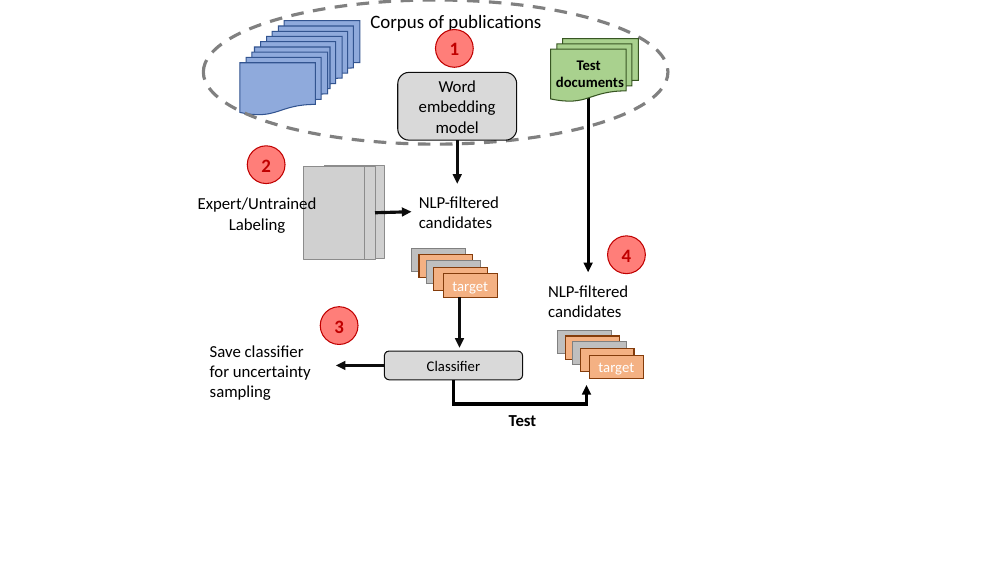
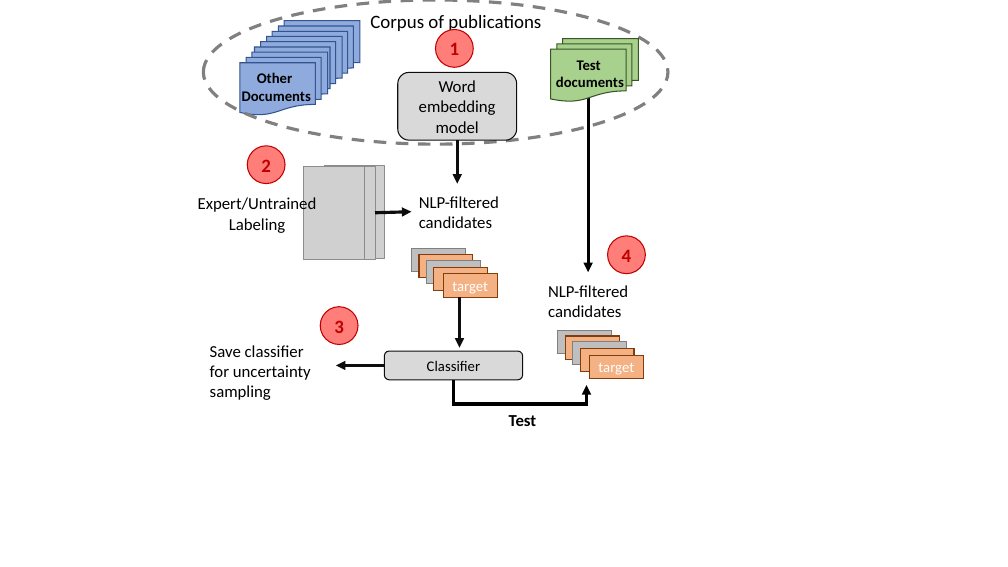
Before and after one commit to rtchoua/activePolyNER, a slide deck: slide 2 of alpolyner.pptx. Drawn at 1008x567 pixels with LibreOffice and Linux fonts; fonts in the diff are those of the drawing; grey boxes stand for pictures. Boxes give left, top, right and bottom in pixels: in the first picture for what was removed or moved away, otherwise in the second. Text is boxed around its words. In the diff, an @@ line names an element or a change of style, - is before the commit and + after.

```diff
--- a/alpolyner.pptx
+++ b/alpolyner.pptx
@@ text added at (x1=242, y1=72, x2=311, y2=106), 14 pt, text #000000, bold @@
+Other
+Documents
```
Also in this commit, not shown: 1 other slide changed, 3 other files.
